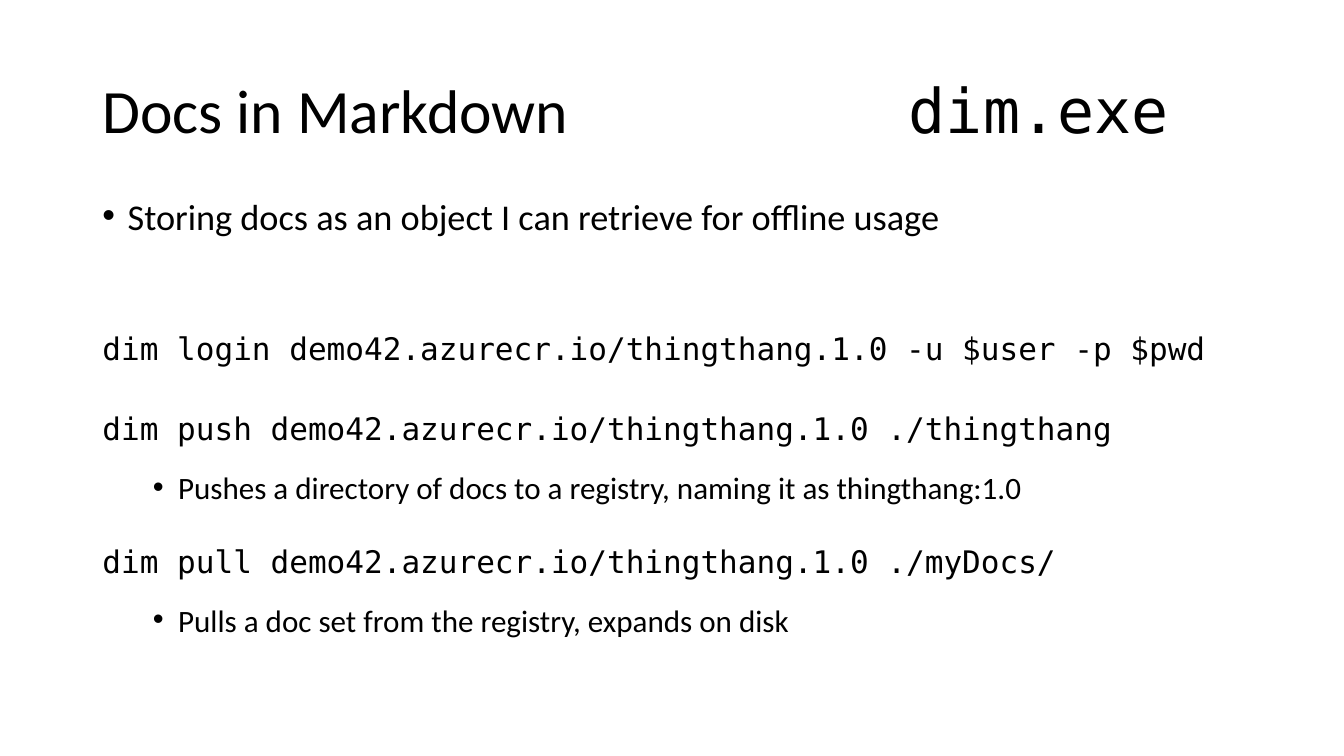
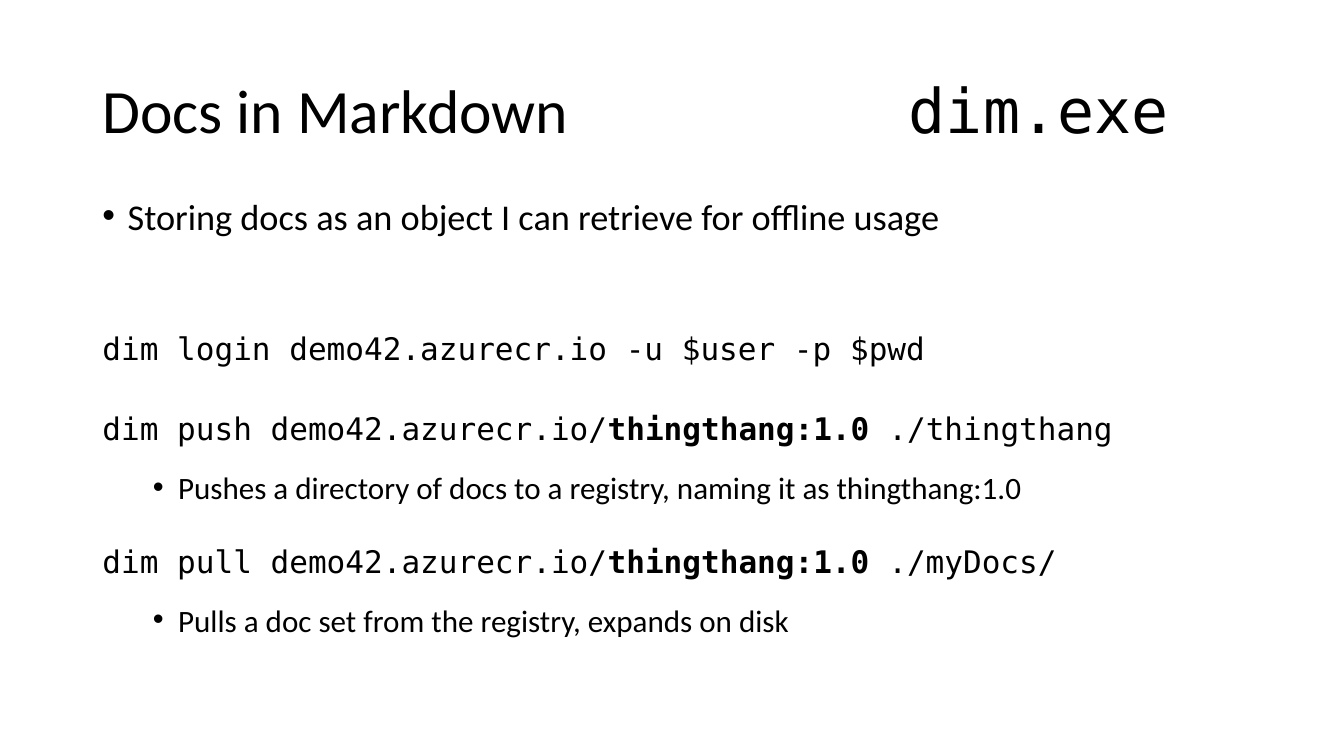
Before and after one commit to SteveLasker/Presentations, a slide deck: slide 22 of ACR/OCIArtifactRegistries.pptm. Drawn at 1344x756 pixels with LibreOffice and Linux fonts; fonts in the diff are those of the drawing. Boxes give left, top, right and bottom in pixels: in the first picture for what was removed or moved away, otherwise in the second. Text is boxed around its words. In the diff, an @@ line names an element or a change of style, - is before the commit and + after.

```diff
--- a/ACR/OCIArtifactRegistries.pptm
+++ b/ACR/OCIArtifactRegistries.pptm
@@ text at <box>102,336,1112,447</box>: text changed @@
-dim login demo42.azurecr.io/thingthang.1.0 -u $user -p $pwd
-dim push demo42.azurecr.io/thingthang.1.0 ./thingthang
+dim login demo42.azurecr.io -u $user -p $pwd
+dim push demo42.azurecr.io/thingthang:1.0 ./thingthang
@@ text at <box>102,547,1056,579</box>: text changed @@
-dim pull demo42.azurecr.io/thingthang.1.0 ./myDocs/
+dim pull demo42.azurecr.io/thingthang:1.0 ./myDocs/
```
Also in this commit, not shown: 2 other slides changed, 2 slides added, 2 other files.
